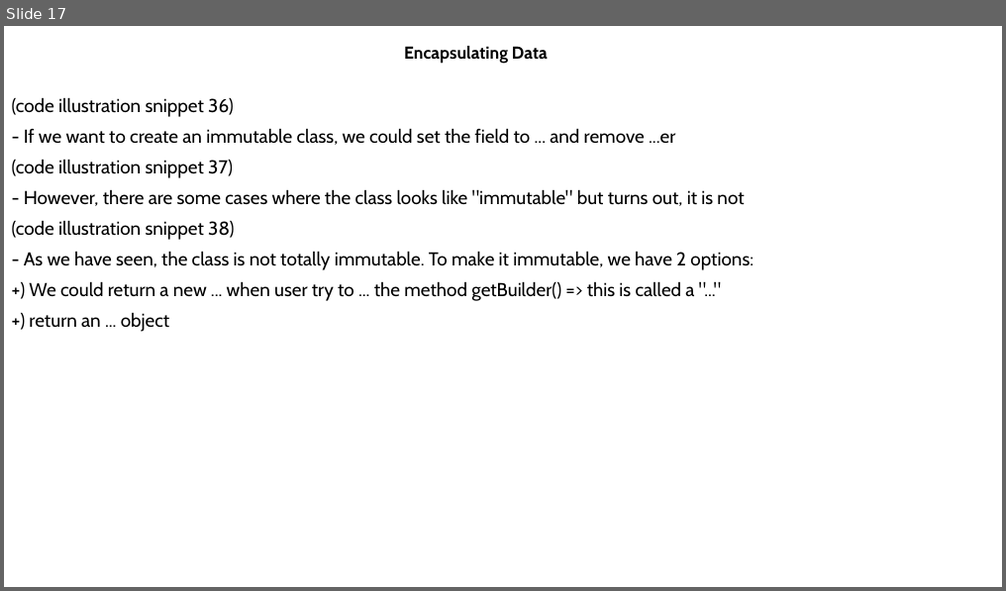
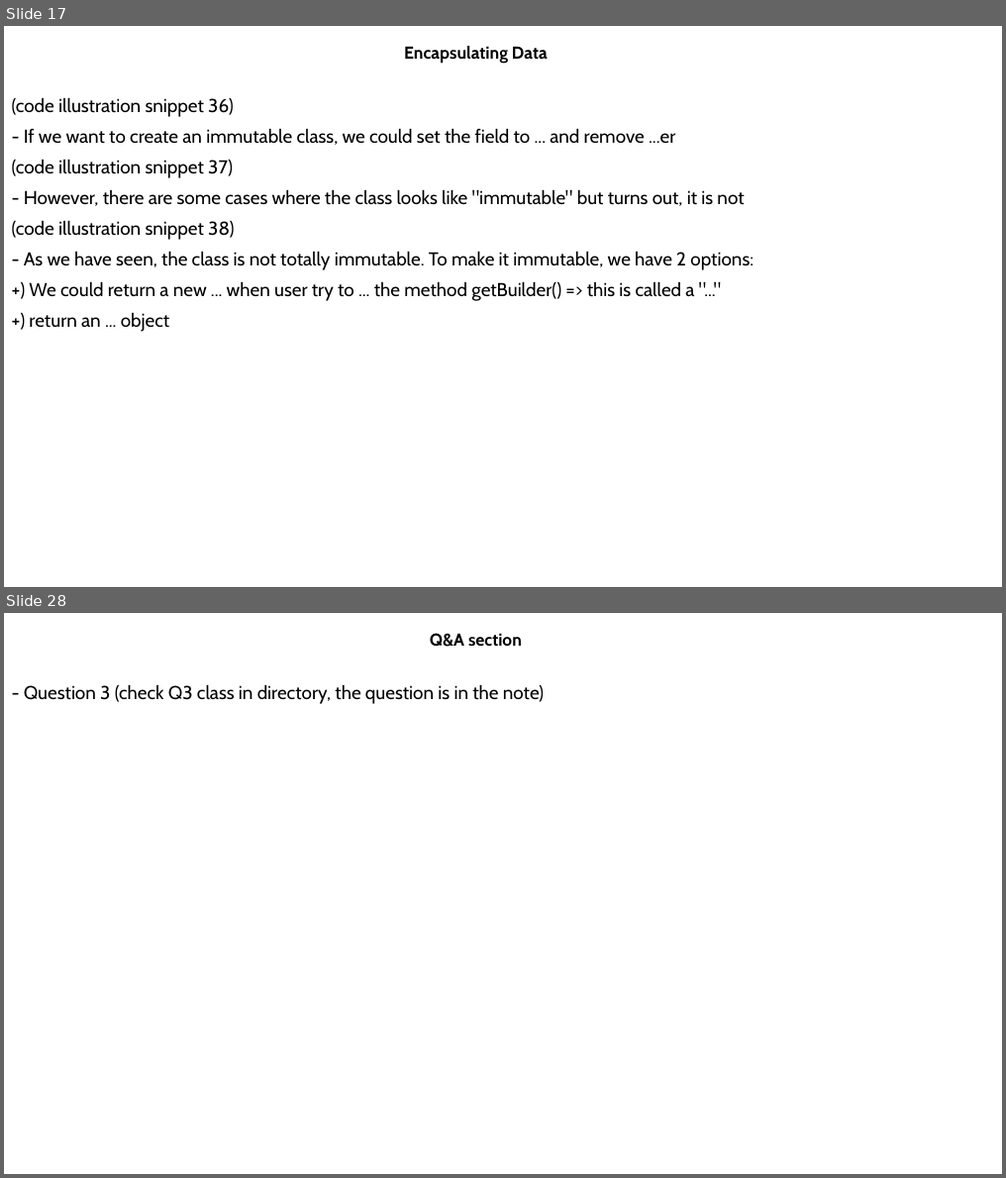
Before and after one commit to MaiDinhVinh/CS-Java, a slide deck: self-study resources/J8SE1/Chapter 4 - Methods and Encapsulation.pptx. Shown one above the other, each under a label of ours: slide 17 before the commit, slides 17 and 28 after it; the slides between them are not shown. The pictures are 1006x591 and 1006x1178 pixels, drawn with LibreOffice and Linux fonts; fonts in the diff are those of the drawing. Boxes give left, top, right and bottom in pixels: in the first picture for what was removed or moved away, otherwise in the second. Text is boxed around its words. In the diff, an @@ line names an element or a change of style, - is before the commit and + after.

```diff
--- a/self-study resources/J8SE1/Chapter 4 - Methods and Encapsulation.pptx
+++ b/self-study resources/J8SE1/Chapter 4 - Methods and Encapsulation.pptx
@@ slide 28 added at <box>4,613,1002,1174</box>, background #FFFFFF @@
@@ subtitle added at <box>430,633,522,647</box>, 16.6 pt, text #000000, bold @@
+Q&A section
@@ text added at <box>24,684,544,704</box>, 18 pt, text #000000 @@
+- Question 3 (check Q3 class in directory, the question is in the note)
```
Also in this commit, not shown: 1 slide changed, 9 other slides added.
